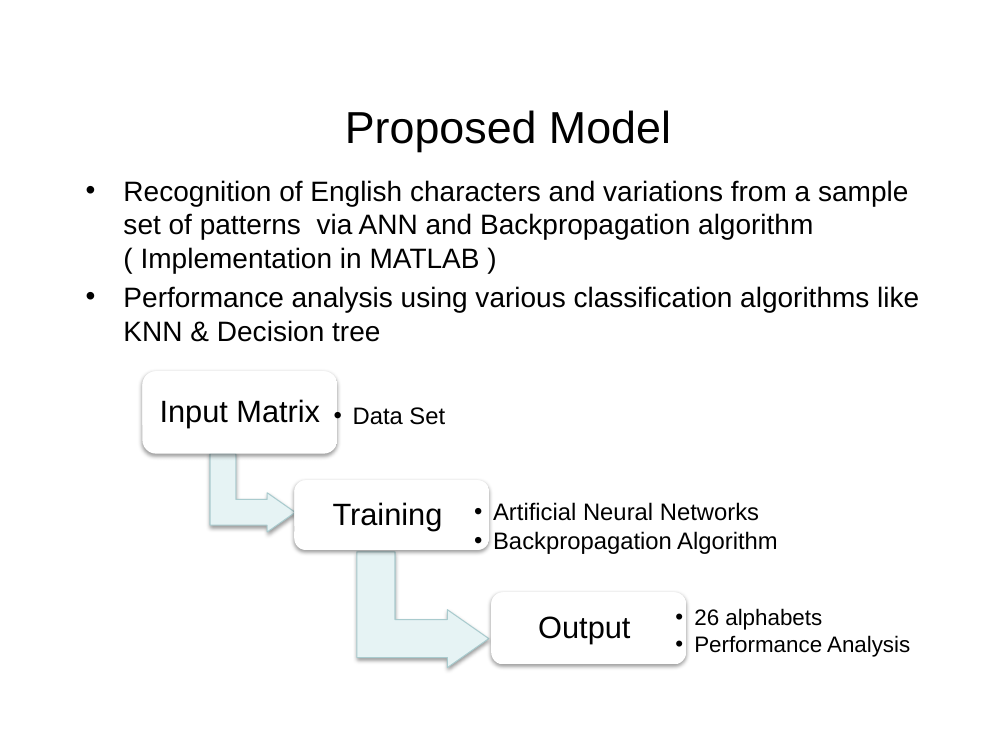
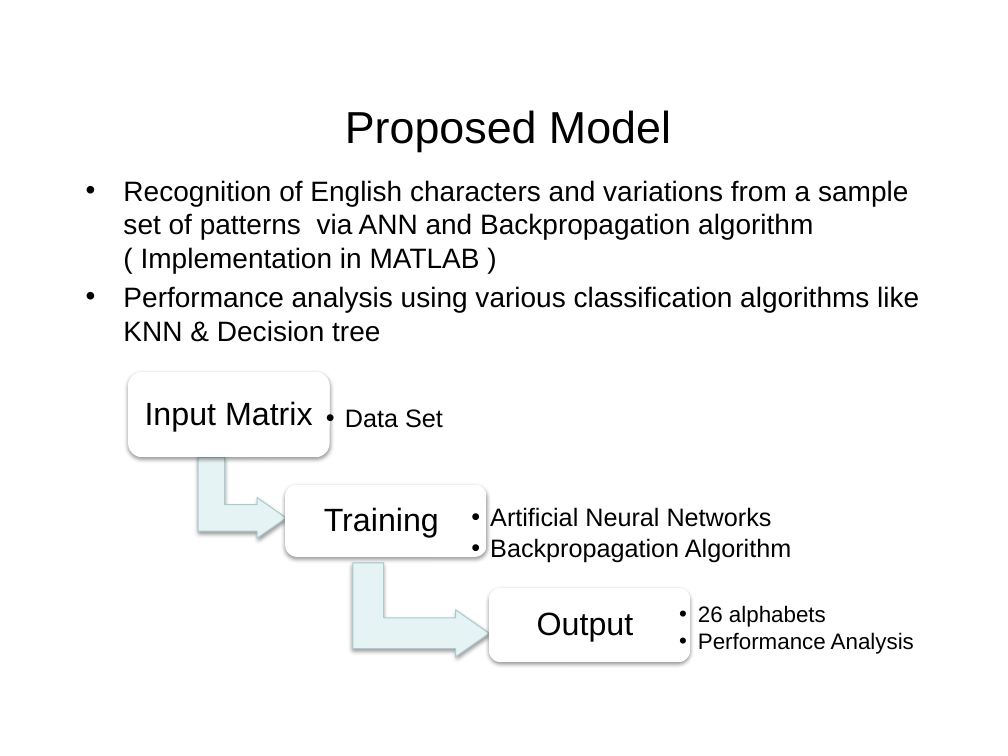
Before and after one commit to SouravChakraborty/CharacterRecognition_ANN, a slide deck: slide 5 of CHARACTER RECOGNITION USING NEURAL NETWORKS.pptx. Drawn at 1008x756 pixels with LibreOffice and Linux fonts; fonts in the diff are those of the drawing; background and template pictures are left out. Boxes give left, top, right and bottom in pixels: in the first picture for what was removed or moved away, otherwise in the second. Text is boxed around its words. In the diff, an @@ line names an element or a change of style, - is before the commit and + after.

Commit message:
ppt v2

```diff
--- a/CHARACTER RECOGNITION USING NEURAL NETWORKS.pptx
+++ b/CHARACTER RECOGNITION USING NEURAL NETWORKS.pptx
@@ rounded rectangle: place and size @@
-rounded rectangle at box(142, 371, 337, 454)
+rounded rectangle at box(128, 372, 330, 458)
@@ size 22 to 23 pt in 3 elements at box(537, 612, 634, 641), box(324, 507, 439, 537), box(145, 401, 313, 431) @@
@@ text "Input Matrix": place and size @@
-text "Input Matrix" at box(160, 399, 320, 427)
+text "Input Matrix" at box(145, 401, 313, 431)
@@ text "Data Set": place and size @@
-text "Data Set" at box(353, 407, 445, 425)
+text "Data Set" at box(345, 409, 443, 428)
@@ text "Data Set" at box(345, 409, 443, 428): size 17 to 18 pt @@
@@ bent up arrow: place and size @@
-bent up arrow at box(210, 454, 296, 533)
+bent up arrow at box(198, 457, 286, 538)
@@ text "Artificial Neural Networks" at box(490, 507, 791, 562): size 17 to 18 pt @@
@@ rounded rectangle: place and size @@
-rounded rectangle at box(294, 480, 489, 549)
+rounded rectangle at box(285, 485, 487, 557)
@@ text "Training": place and size @@
-text "Training" at box(333, 502, 443, 530)
+text "Training" at box(324, 507, 439, 537)
@@ bent up arrow: place and size @@
-bent up arrow at box(357, 552, 489, 668)
+bent up arrow at box(353, 562, 489, 656)
@@ rounded rectangle: place and size @@
-rounded rectangle at box(491, 593, 685, 665)
+rounded rectangle at box(489, 588, 690, 662)
@@ text "26 alphabets": place and size @@
-text "26 alphabets" at box(694, 608, 910, 657)
+text "26 alphabets" at box(698, 605, 914, 654)
```
Also in this commit, not shown: 3 other slides changed.
